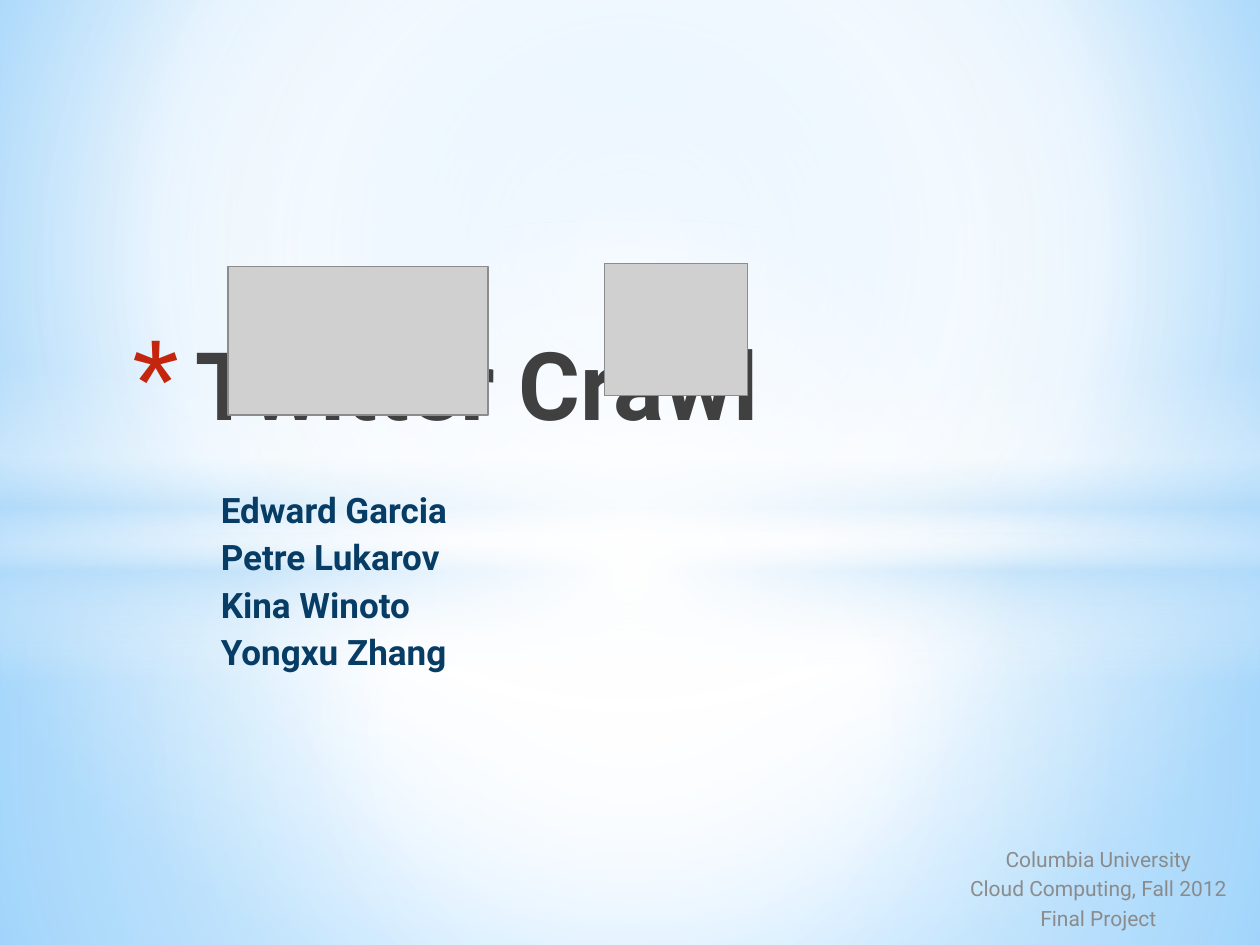
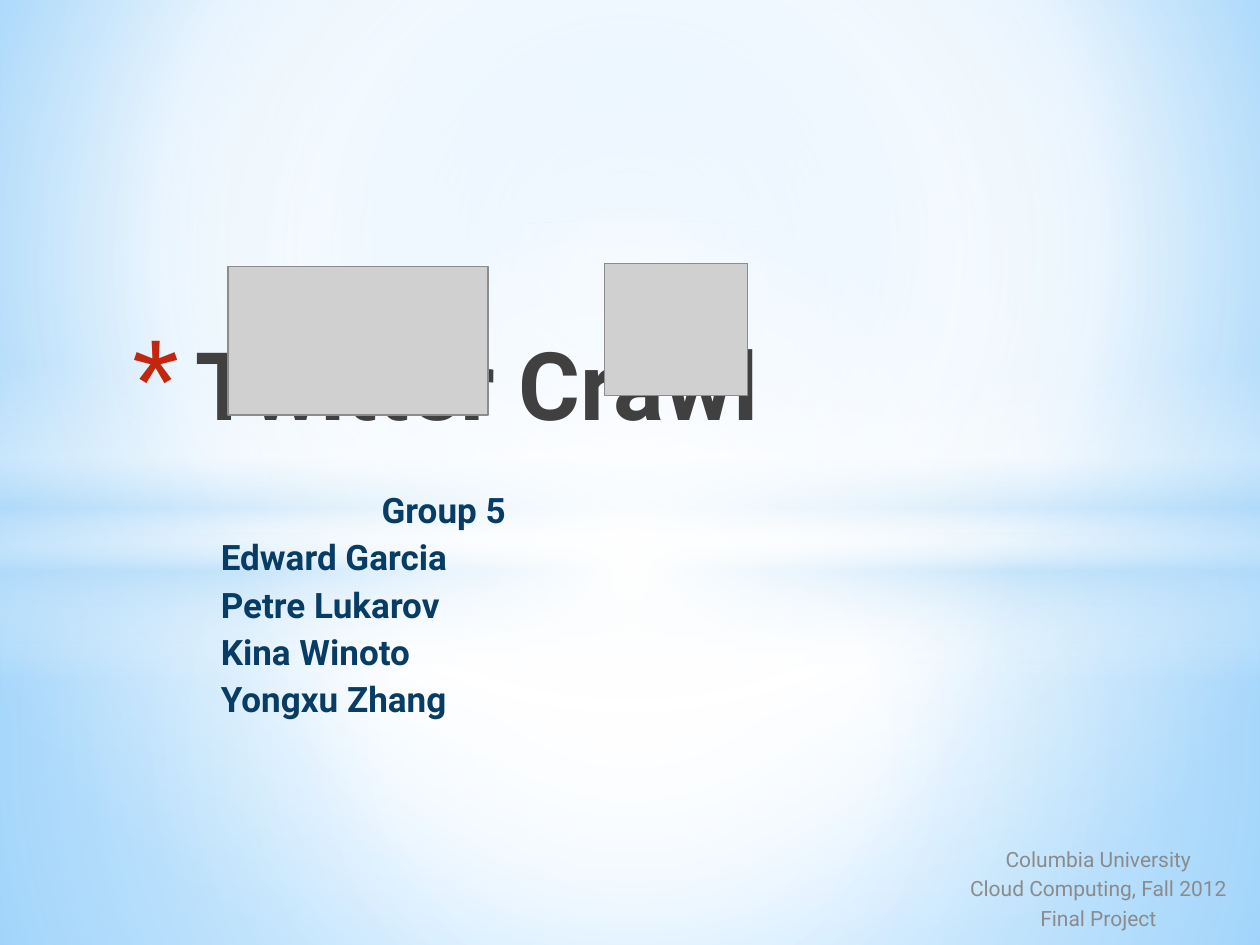
Before and after one commit to ewgarci/CloudProject, a slide deck: slide 1 of FinalProjPresentation.pptx. Drawn at 1260x945 pixels with LibreOffice and Linux fonts; fonts in the diff are those of the drawing; grey boxes stand for pictures. Boxes give left, top, right and bottom in pixels: in the first picture for what was removed or moved away, otherwise in the second. Text is boxed around its words. In the diff, an @@ line names an element or a change of style, - is before the commit and + after.

```diff
--- a/FinalProjPresentation.pptx
+++ b/FinalProjPresentation.pptx
@@ subtitle at [382,497,506,530]: paragraph added @@
+Group 5
```
Also in this commit, not shown: 1 other slide changed.
